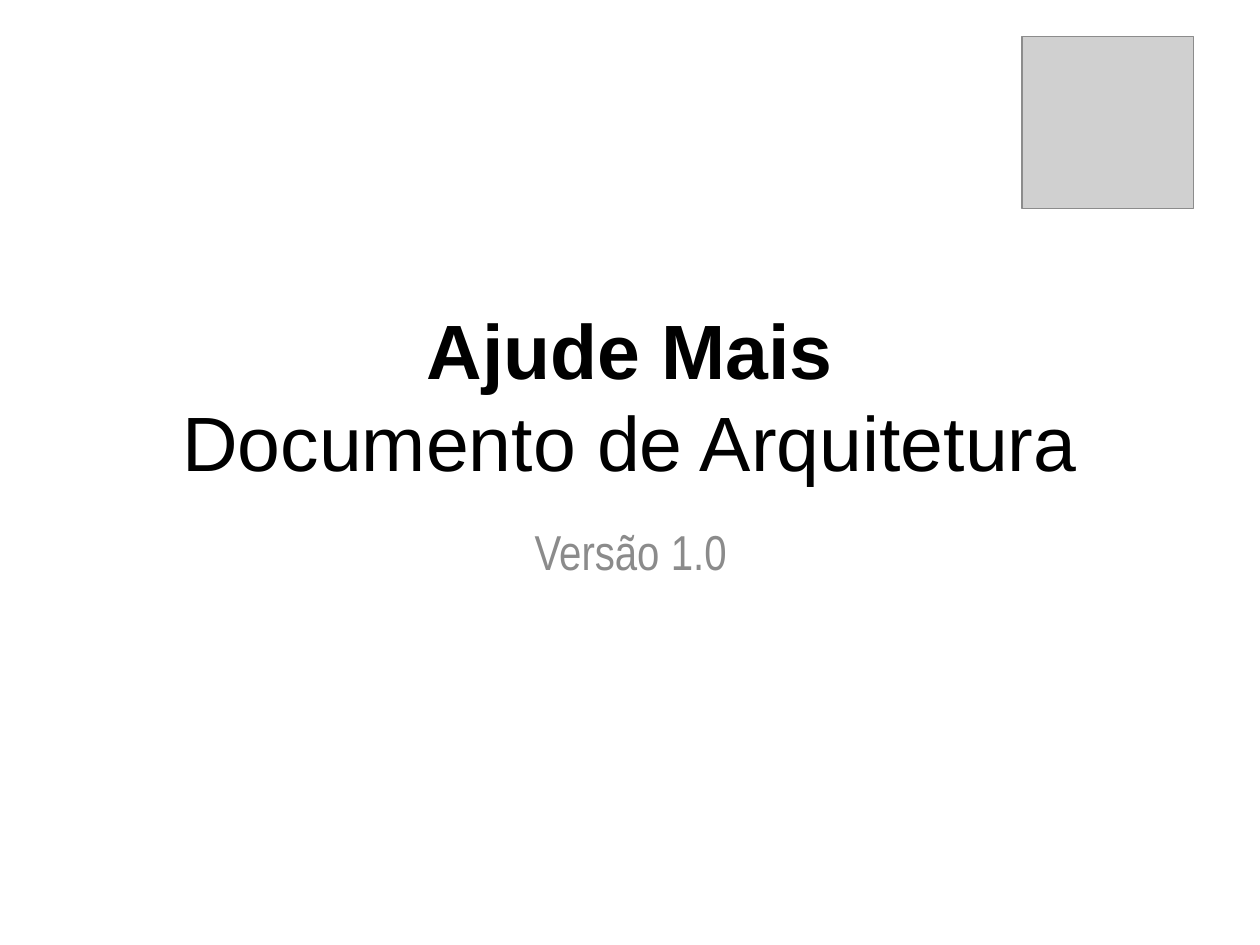
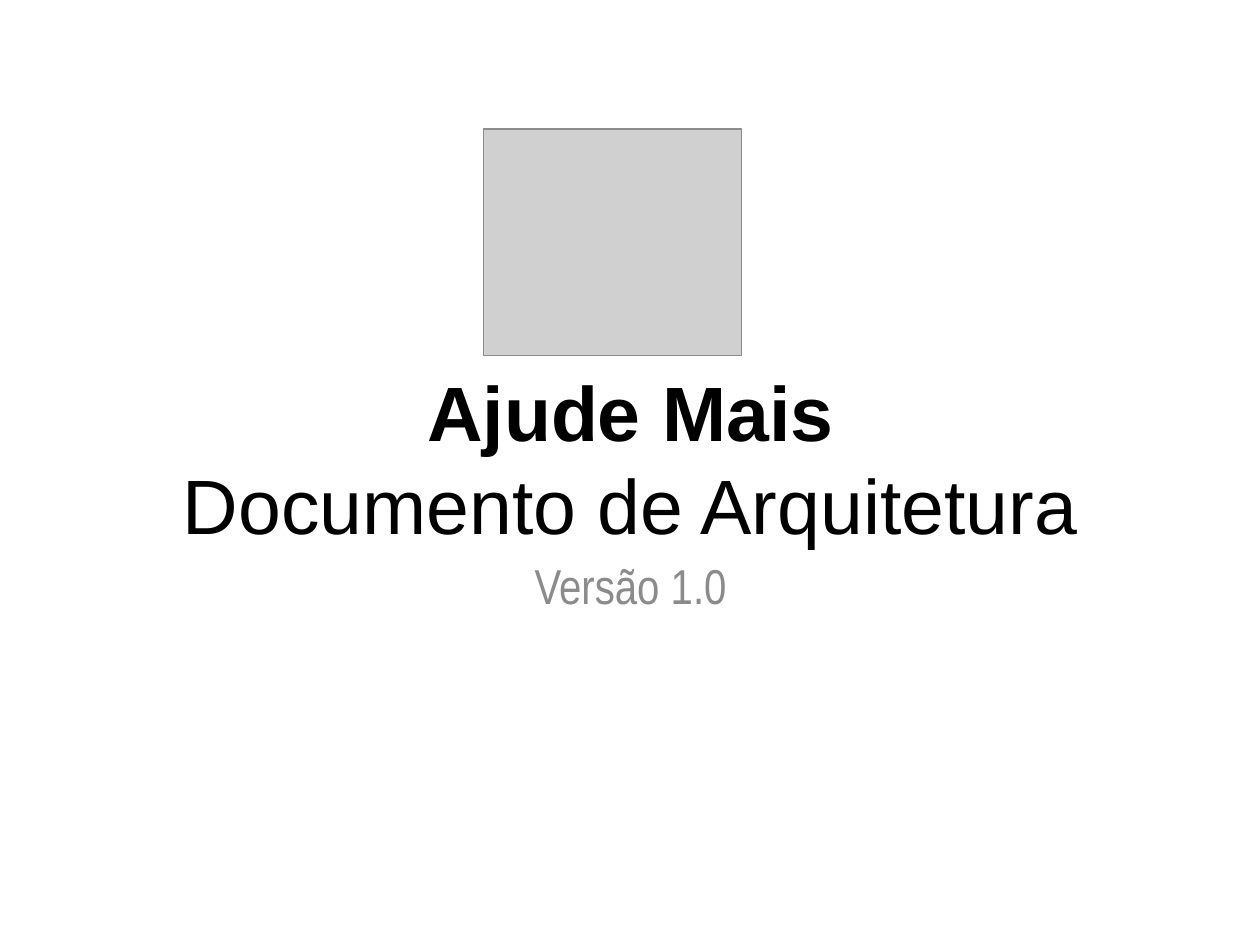
Before and after one commit to AjudeMais/ajudeMais-Projeto, a slide deck: slide 1 of Sistema/001-Análise e Projeto/ARQ-Documento de Arquitetura.pptx. Drawn at 1260x945 pixels with LibreOffice and Linux fonts; fonts in the diff are those of the drawing; grey boxes stand for pictures. Boxes give left, top, right and bottom in pixels: in the first picture for what was removed or moved away, otherwise in the second. Text is boxed around its words. In the diff, an @@ line names an element or a change of style, - is before the commit and + after.

Commit message:
atualização de documento de plano de projeto e inicio de documento de arquitetura

```diff
--- a/Sistema/001-Análise e Projeto/ARQ-Documento de Arquitetura.pptx
+++ b/Sistema/001-Análise e Projeto/ARQ-Documento de Arquitetura.pptx
@@ picture removed at box(1022, 37, 1193, 208) @@
@@ picture added at box(484, 129, 742, 355) @@
@@ text "Ajude Mais": place and size @@
-text "Ajude Mais" at box(182, 323, 1076, 486)
+text "Ajude Mais" at box(183, 385, 1077, 548)
@@ text "Versão 1.0": place and size @@
-text "Versão 1.0" at box(535, 535, 727, 571)
+text "Versão 1.0" at box(535, 569, 727, 605)
```
Also in this commit, not shown: 12 slides added, 1 other file.
